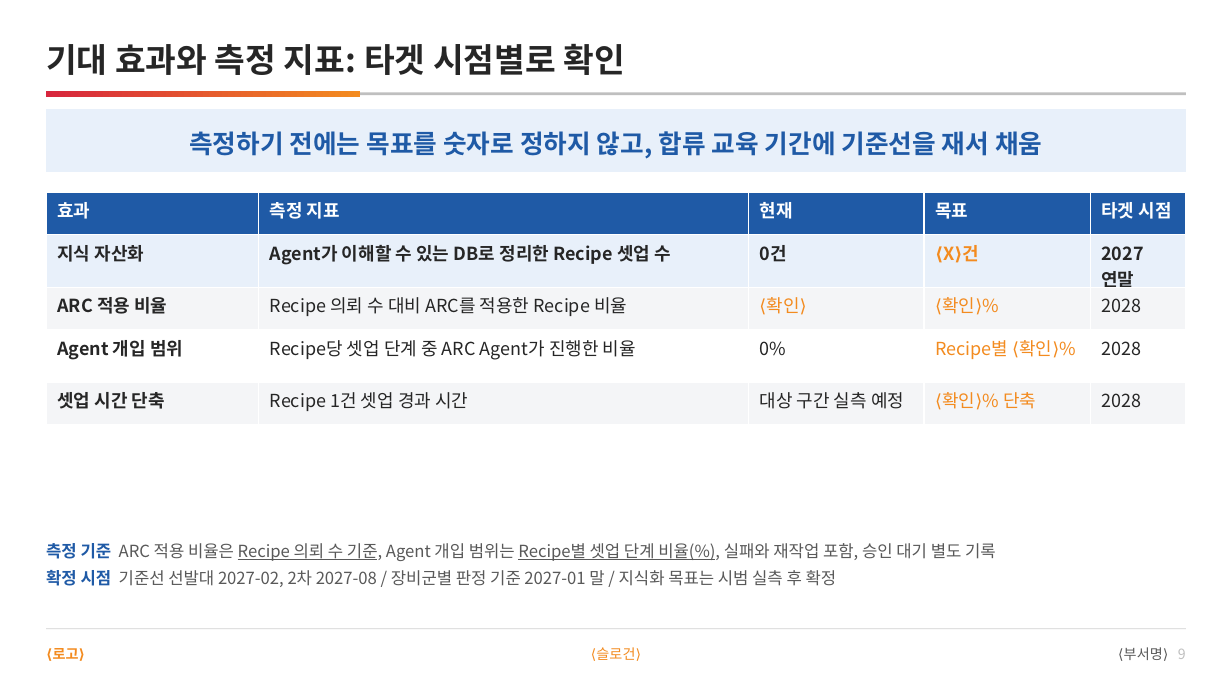
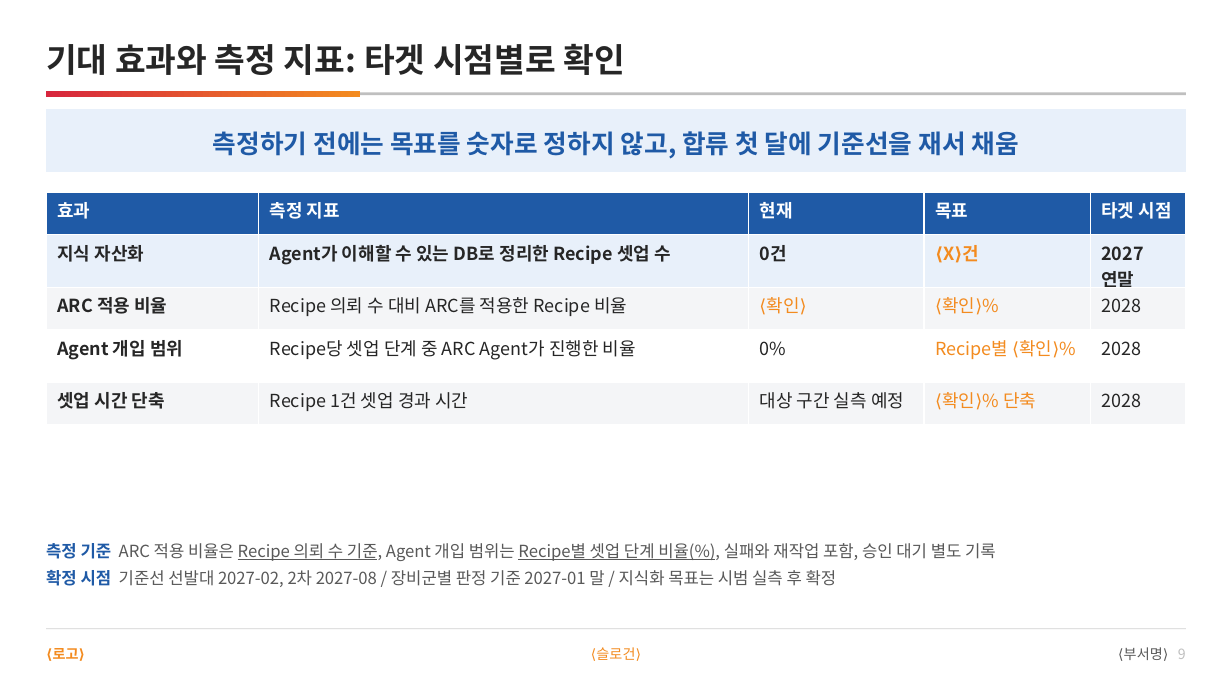
Before and after one commit to DarrenKoi/pm_notes, a slide deck: slide 9 of my-task/arc-tf/deliverables/arc-tf-proposal.pptx. Drawn at 1232x693 pixels with LibreOffice and Linux fonts; fonts in the diff are those of the drawing. Boxes give left, top, right and bottom in pixels: in the first picture for what was removed or moved away, otherwise in the second. Text is boxed around its words. In the diff, an @@ line names an element or a change of style, - is before the commit and + after.

```diff
--- a/my-task/arc-tf/deliverables/arc-tf-proposal.pptx
+++ b/my-task/arc-tf/deliverables/arc-tf-proposal.pptx
@@ text at bbox=[213, 131, 1019, 159]: text changed @@
-측정하기 전에는 목표를 숫자로 정하지 않고, 합류 교육 기간에 기준선을 재서 채움
+측정하기 전에는 목표를 숫자로 정하지 않고, 합류 첫 달에 기준선을 재서 채움
```
Also in this commit, not shown: 8 other slides changed, 1 slide removed, 12 other files.
